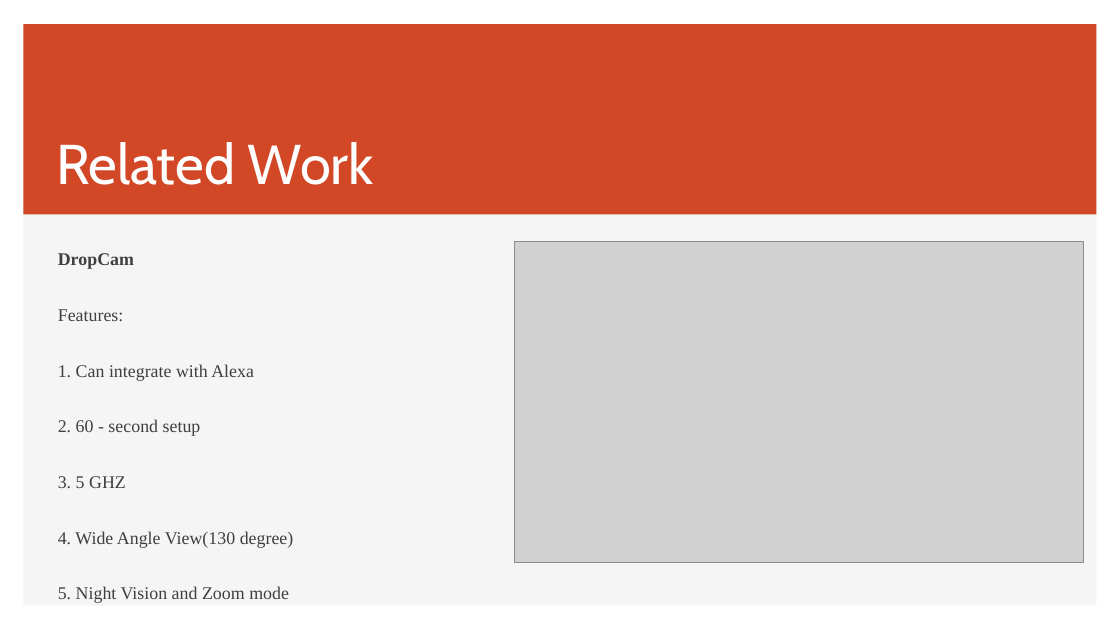
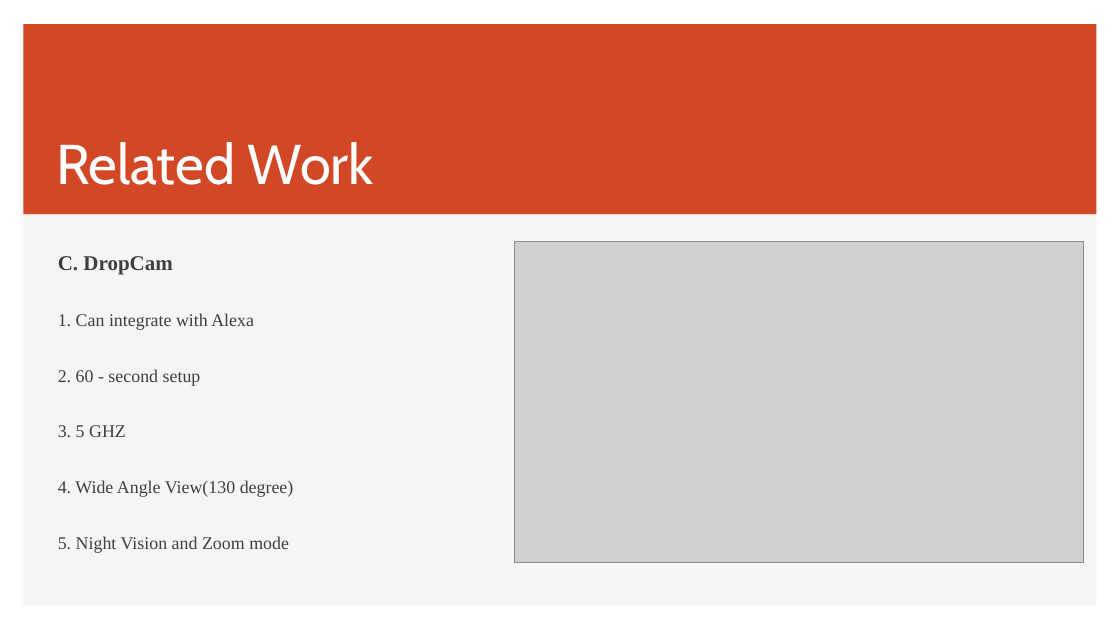
Before and after one commit to prajwollamichhane11/embeddedSystemProjectReport, a slide deck: slide 6 of Embedded System Presentation.pptx. Drawn at 1120x630 pixels with LibreOffice and Linux fonts; fonts in the diff are those of the drawing; grey boxes stand for pictures. Boxes give left, top, right and bottom in pixels: in the first picture for what was removed or moved away, otherwise in the second. Text is boxed around its words. In the diff, an @@ line names an element or a change of style, - is before the commit and + after.

```diff
--- a/Embedded System Presentation.pptx
+++ b/Embedded System Presentation.pptx
@@ text at <box>58,256,172,275</box>: text changed; size 15.3 to 18 pt; bold on @@
-DropCam
-Features:
+C. DropCam
```
Also in this commit, not shown: 7 other slides changed, 1 slide added, 2 slides removed, 1 other file.
